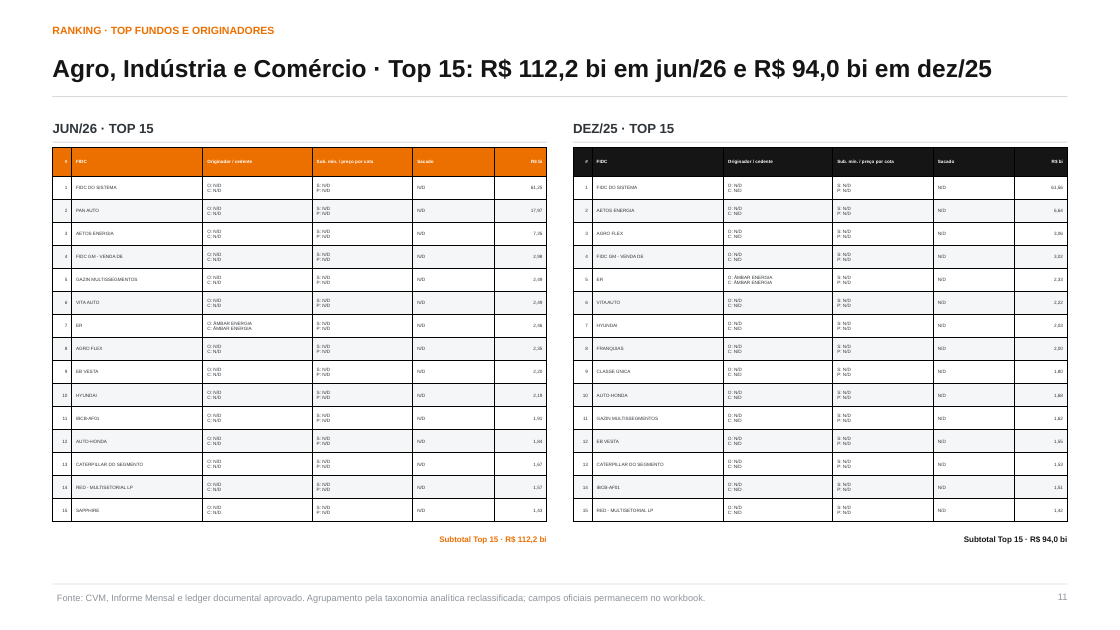
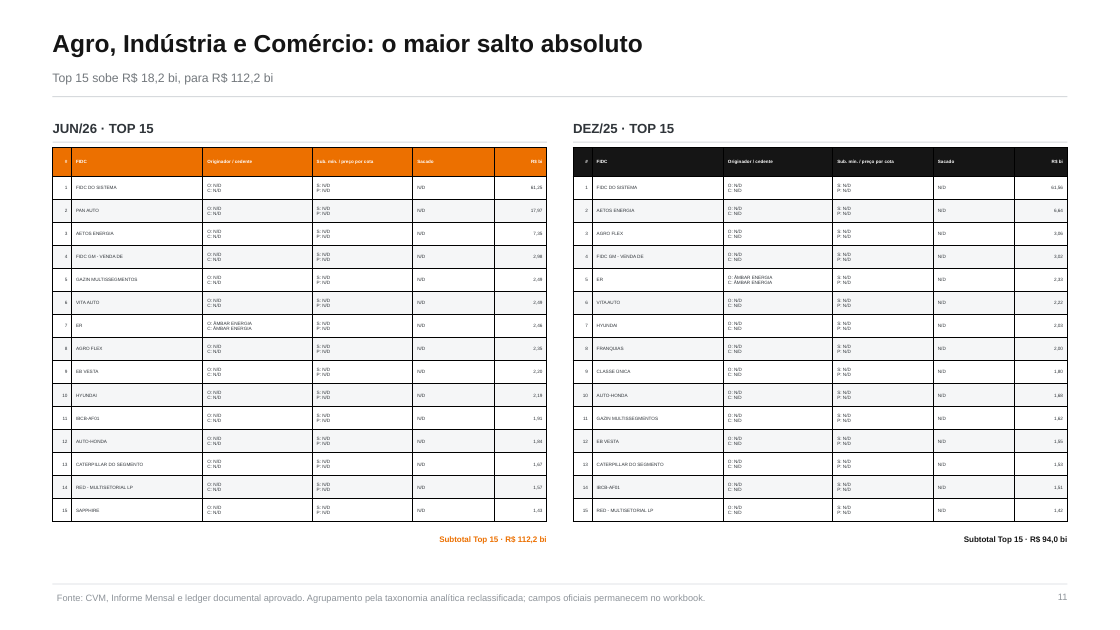
Before and after one commit to abalroar/fidc, a slide deck: slide 11 of data/industry_study/generated_revision/industry_executive_revised.pptx. Drawn at 1120x630 pixels with LibreOffice and Linux fonts; fonts in the diff are those of the drawing. Boxes give left, top, right and bottom in pixels: in the first picture for what was removed or moved away, otherwise in the second. Text is boxed around its words. In the diff, an @@ line names an element or a change of style, - is before the commit and + after.

```diff
--- a/data/industry_study/generated_revision/industry_executive_revised.pptx
+++ b/data/industry_study/generated_revision/industry_executive_revised.pptx
@@ text "Agro, Indústria e Comércio: o ..." at [52,34,643,57]: vertical alignment top to middle @@
@@ text at [52,34,643,57]: text changed; size 9 to 21 pt; text colour #EC7000 to #151515 @@
-RANKING · TOP FUNDOS E ORIGINADORES
+Agro, Indústria e Comércio: o maior salto absoluto
@@ text at [52,73,273,85]: text changed; size 21 to 10.5 pt; text colour #151515 to #73787D; bold off @@
-Agro, Indústria e Comércio · Top 15: R$ 112,2 bi em jun/26 e R$ 94,0 bi em dez/25
+Top 15 sobe R$ 18,2 bi, para R$ 112,2 bi
```
Also in this commit, not shown: 16 other slides changed, 17 other files.
